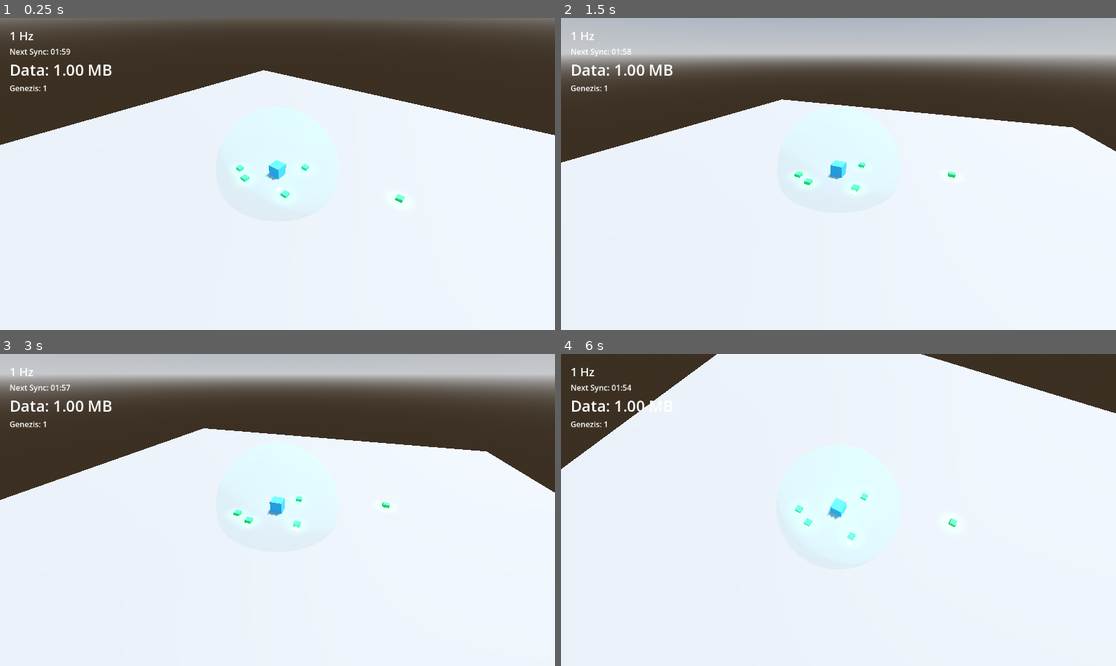
Above: before the commit, frames 1-4 (two rows, left to right).
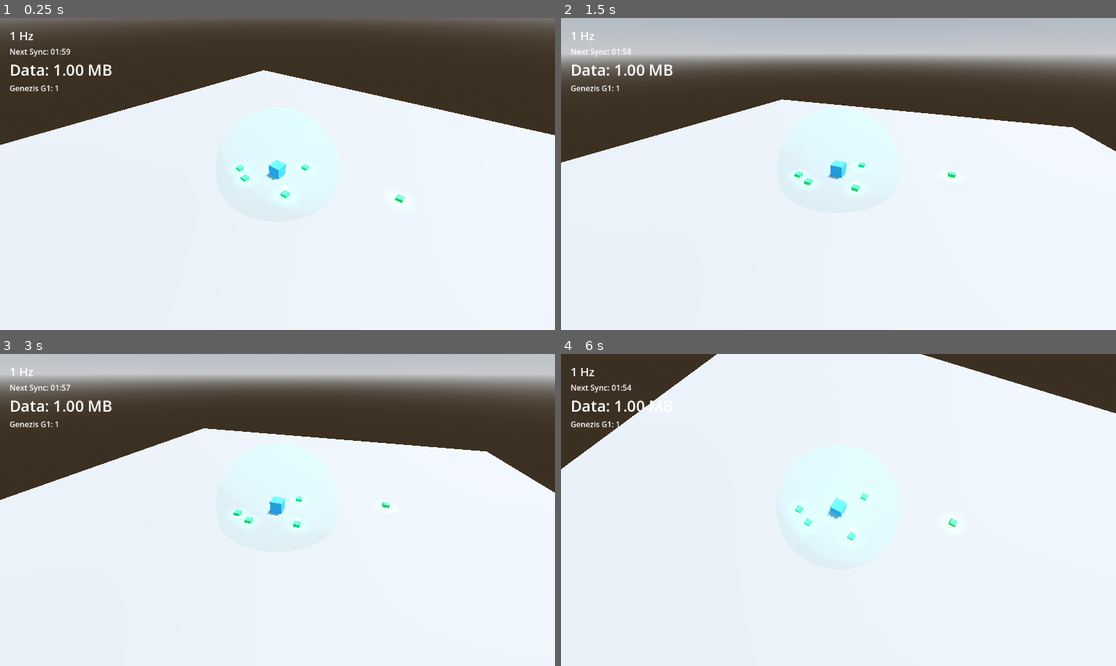
Above: after the commit, the same moments.

Repository: peterlavey/immanent
Game: Godot game, scene res://src/core/World.tscn
The game is run twice, just before and just after one commit, with the same random seed, the same clock (stepped at 60 frames per second) and the same inputs.
Inputs (mouse positions are in pixels of both pictures, inside the frame that each line leads up to):
- Up to frame 1 (0.25 s): no input
- Up to frame 2 (1.5 s): tap Enter at 0.5 s; move the mouse to (960, 158) at 0.52 s; click (960, 158) at 0.67 s; tap Space at 1.25 s; drag from (727, 189) to (810, 236) at 1.27 s
- Up to frame 3 (3 s): tap Enter at 2 s; move the mouse to (333, 441) at 2.02 s; click (333, 441) at 2.17 s; tap Space at 2.75 s; drag from (249, 572) to (111, 463) at 2.77 s
- Up to frame 4 (6 s): tap Enter at 3.5 s; move the mouse to (1005, 556) at 3.52 s; click (1005, 556) at 3.67 s; tap Space at 4.25 s; drag from (672, 463) to (755, 432) at 4.27 s; move the mouse to (866, 510) at 5.02 s; click (866, 510) at 5.17 s; drag from (755, 432) to (727, 525) at 5.77 s

The runs differ from the first frame. In frame 1, less than 0.1% of the frame differs, in the area x 7-52%, y 21-56%; in frame 2, less than 0.1%; in frame 3, less than 0.1%; in frame 4, less than 0.1%, in the area x 7-54%, y 21-62%.

Commit message:
Rename "Genezis" to "Genezis G1": Refactor all references, update assets/scripts/scenes, and adjust documentation and HUD elements for consistency

Diff:
--- a/src/core/World.tscn
+++ b/src/core/World.tscn
@@ -2,7 +2,7 @@
 
 [ext_resource type="Script" path="res://src/core/WorldManager.gd" id="1_script"]
 [ext_resource type="PackedScene" uid="uid_data_spot" path="res://src/entities/DataSpot.tscn" id="2_data_spot"]
-[ext_resource type="PackedScene" uid="uid_genezis" path="res://src/entities/Genezis.tscn" id="3_genezis"]
+[ext_resource type="PackedScene" uid="uid_genezis" path="res://src/entities/GenezisG1.tscn" id="3_genezis"]
 [ext_resource type="PackedScene" path="res://src/entities/GenezisG2.tscn" id="4_genezis_g2"]
 [ext_resource type="Script" path="res://src/core/TimeManager.gd" id="5_time_manager"]
 [ext_resource type="Script" path="res://src/core/Camera.gd" id="6_camera_script"]
@@ -25,7 +25,7 @@
 [node name="World" type="Node3D" groups=["world_manager"]]
 script = ExtResource("1_script")
 data_spot_scene = ExtResource("2_data_spot")
-genezis_scene = ExtResource("3_genezis")
+genezis_g1_scene = ExtResource("3_genezis")
 genezis_g2_scene = ExtResource("4_genezis_g2")
 
 [node name="TimeManager" type="Node" parent="." groups=["time_manager"]]
--- a/src/core/WorldManager.gd
+++ b/src/core/WorldManager.gd
@@ -6,7 +6,7 @@
 signal genezis_removed
 
 @export var data_spot_scene: PackedScene
-@export var genezis_scene: PackedScene
+@export var genezis_g1_scene: PackedScene
 @export var genezis_g2_scene: PackedScene
 @export var spawn_radius: float = 20.0
 @export var min_spawn_distance: float = 5.0
@@ -25,7 +25,7 @@
 	# Initial spawn: ensure at least 4 spots within FOV
 	_spawn_initial_data_spots()
 	# Initial genezis
-	_spawn_genezis()
+	_spawn_genezis_g1()
 
 func _on_core_evolution_changed(new_level: int) -> void:
 	if new_level == 1:
@@ -36,11 +36,11 @@
 func _on_iteration_started(_number: int) -> void:
 	_spawn_data_spots(5)
 
-func spawn_extra_genezis() -> void:
-	_spawn_genezis()
+func spawn_extra_genezis_g1() -> void:
+	_spawn_genezis_g1()
 
 func fuse_genezis() -> void:
-	var g1_beings = get_tree().get_nodes_in_group("genezis")
+	var g1_beings = get_tree().get_nodes_in_group("genezis_g1")
 	if g1_beings.size() >= 5: # Require at least 5 G1s (4 to fuse, 1 to keep)
 		# Take 4 G1s
 		var to_fuse = []
@@ -55,7 +55,7 @@
 
 		# Remove G1s
 		for g in to_fuse:
-			g.remove_from_group("genezis")
+			g.remove_from_group("genezis_g1")
 			g.queue_free()
 
 		genezis_removed.emit()
@@ -108,8 +108,9 @@
 	var distance = randf_range(min_dist, max_dist)
 	spot.global_position = Vector3(cos(angle) * distance, 0, sin(angle) * distance)
 
-func _spawn_genezis() -> void:
-	var genezis = genezis_scene.instantiate()
+func _spawn_genezis_g1() -> void:
+	if not genezis_g1_scene: return
+	var genezis = genezis_g1_scene.instantiate()
 	add_child(genezis)
 	genezis.global_position = Vector3(2, 0, 2)
 	genezis_spawned.emit(genezis)
--- a/src/entities/Genezis.gd
+++ b/src/entities/GenezisG1.gd
@@ -16,7 +16,7 @@
 var _extraction_accumulator: float = 0.0
 
 func _ready() -> void:
-	add_to_group("genezis")
+	add_to_group("genezis_g1")
 	# Find core in group if not assigned
 	var cores = get_tree().get_nodes_in_group("core")
 	if cores.size() > 0:
--- a/src/entities/Genezis.tscn
+++ b/src/entities/GenezisG1.tscn
@@ -1,6 +1,6 @@
 [gd_scene load_steps=5 format=3]
 
-[ext_resource type="Script" path="res://src/entities/Genezis.gd" id="1_script"]
+[ext_resource type="Script" path="res://src/entities/GenezisG1.gd" id="1_script"]
 
 [sub_resource type="StandardMaterial3D" id="StandardMaterial3D_1"]
 albedo_color = Color(1.0, 1.0, 1.0, 1.0)
@@ -14,7 +14,7 @@
 [sub_resource type="SphereShape3D" id="SphereShape3D_1"]
 radius = 0.5
 
-[node name="Genezis" type="CharacterBody3D"]
+[node name="GenezisG1" type="CharacterBody3D"]
 input_ray_pickable = true
 script = ExtResource("1_script")
 
--- a/src/ui/HUD.gd
+++ b/src/ui/HUD.gd
@@ -61,11 +61,11 @@
 	# Inform all Genezis beings or Core about the upgrade
 	match upgrade_id:
 		"speed":
-			get_tree().call_group("genezis", "upgrade_speed", 1.2)
+			get_tree().call_group("genezis_g1", "upgrade_speed", 1.2)
 		"extraction":
-			get_tree().call_group("genezis", "upgrade_extraction", 1.2)
+			get_tree().call_group("genezis_g1", "upgrade_extraction", 1.2)
 		"capacity":
-			get_tree().call_group("genezis", "upgrade_capacity", 1.2)
+			get_tree().call_group("genezis_g1", "upgrade_capacity", 1.2)
 		"fov":
 			var core = get_tree().get_first_node_in_group("core")
 			if core:
@@ -73,27 +73,27 @@
 		"genezis_count":
 			var world_manager = get_tree().get_first_node_in_group("world_manager")
 			if world_manager:
-				world_manager.spawn_extra_genezis()
+				world_manager.spawn_extra_genezis_g1()
 		"fusion":
 			var world_manager = get_tree().get_first_node_in_group("world_manager")
 			if world_manager:
 				world_manager.fuse_genezis()
 
-	# Refresh UI if a Genezis is selected
+	# Refresh UI if a Genezis G1 is selected
 	if selected_genezis and is_instance_valid(selected_genezis):
 		genezis_stats_ui.display_stats(selected_genezis.get_stats())
 
 func _update_genezis_count() -> void:
-	var count = get_tree().get_nodes_in_group("genezis").size()
+	var count = get_tree().get_nodes_in_group("genezis_g1").size()
 	var g2_count = get_tree().get_nodes_in_group("genezis_g2").size()
 
 	if g2_count > 0:
 		genezis_count_label.text = "Genezis: %d G1, %d G2" % [count, g2_count]
 	else:
-		genezis_count_label.text = "Genezis: %d" % count
+		genezis_count_label.text = "Genezis G1: %d" % count
 
 	# Re-connect signals for all Genezis beings to ensure new ones are included
-	for genezis in get_tree().get_nodes_in_group("genezis"):
+	for genezis in get_tree().get_nodes_in_group("genezis_g1"):
 		if not genezis.selected.is_connected(_on_genezis_selected):
 			genezis.selected.connect(_on_genezis_selected)
 
@@ -112,7 +112,7 @@
 	if genezis_stats_ui:
 		genezis_stats_ui.display_stats(genezis.get_stats())
 	if upgrade_menu:
-		upgrade_menu.set_mode(upgrade_menu.Mode.GENEZIS)
+		upgrade_menu.set_mode(upgrade_menu.Mode.GENEZIS_G1)
 		upgrade_menu.show()
 
 func _on_genezis_g2_selected(genezis: CharacterBody3D) -> void:
--- a/src/ui/HUD.tscn
+++ b/src/ui/HUD.tscn
@@ -49,7 +49,7 @@
 
 [node name="GenezisCountLabel" type="Label" parent="MarginContainer/VBoxContainer"]
 layout_mode = 2
-text = "Genezis: 1"
+text = "Genezis G1: 1"
 
 [node name="UpgradeMenu" parent="." instance=ExtResource("2_scene")]
 visible = false
--- a/src/ui/UpgradeMenu.gd
+++ b/src/ui/UpgradeMenu.gd
@@ -6,12 +6,12 @@
 @onready var extraction_button = $Panel/MarginContainer/VBoxContainer/ExtractionButton
 @onready var capacity_button = $Panel/MarginContainer/VBoxContainer/CapacityButton
 @onready var fov_button = $Panel/MarginContainer/VBoxContainer/FOVButton
-@onready var genezis_count_button = $Panel/MarginContainer/VBoxContainer/GenezisCountButton
+@onready var genezis_count_button = $Panel/MarginContainer/VBoxContainer/GenezisG1CountButton
 @onready var fusion_button = Button.new()
 @onready var evolution_button = Button.new()
 @onready var title_label = $Panel/MarginContainer/VBoxContainer/Title
 
-enum Mode { CORE, GENEZIS }
+enum Mode { CORE, GENEZIS_G1 }
 var current_mode: Mode = Mode.CORE
 
 const INITIAL_MAX_LEVEL = 5
@@ -58,7 +58,7 @@
 	if title_label:
 		match current_mode:
 			Mode.CORE: title_label.text = "Core Upgrades"
-			Mode.GENEZIS: title_label.text = "Genezis Upgrades"
+			Mode.GENEZIS_G1: title_label.text = "Genezis G1 Upgrades"
 	_update_buttons()
 
 func _on_speed_button_pressed() -> void:
@@ -90,7 +90,7 @@
 		_update_buttons()
 
 func _on_genezis_count_button_pressed() -> void:
-	var g1_count = get_tree().get_nodes_in_group("genezis").size()
+	var g1_count = get_tree().get_nodes_in_group("genezis_g1").size()
 	if g1_count >= (1 + get_max_level()): return
 	if core_node and core_node.spend_data(get_upgrade_cost("genezis_count")):
 		upgrade_purchased.emit("genezis_count")
@@ -105,7 +105,7 @@
 		_update_buttons()
 
 func _on_fusion_button_pressed() -> void:
-	var g1_count = get_tree().get_nodes_in_group("genezis").size()
+	var g1_count = get_tree().get_nodes_in_group("genezis_g1").size()
 	if g1_count < 5: return
 
 	if core_node and core_node.spend_data(get_upgrade_cost("fusion")):
@@ -115,19 +115,19 @@
 func _update_buttons() -> void:
 	if not core_node: return
 
-	speed_button.visible = current_mode == Mode.GENEZIS
-	extraction_button.visible = current_mode == Mode.GENEZIS
-	capacity_button.visible = current_mode == Mode.GENEZIS
+	speed_button.visible = current_mode == Mode.GENEZIS_G1
+	extraction_button.visible = current_mode == Mode.GENEZIS_G1
+	capacity_button.visible = current_mode == Mode.GENEZIS_G1
 	fov_button.visible = current_mode == Mode.CORE
 	genezis_count_button.visible = current_mode == Mode.CORE
 	evolution_button.visible = current_mode == Mode.CORE
 	fusion_button.visible = current_mode == Mode.CORE
 
-	_update_button_text(speed_button, "speed", "Upgrade Speed")
-	_update_button_text(extraction_button, "extraction", "Upgrade Extraction")
-	_update_button_text(capacity_button, "capacity", "Upgrade Capacity")
+	_update_button_text(speed_button, "speed", "Upgrade G1 Speed")
+	_update_button_text(extraction_button, "extraction", "Upgrade G1 Extraction")
+	_update_button_text(capacity_button, "capacity", "Upgrade G1 Capacity")
 	_update_button_text(fov_button, "fov", "Upgrade FOV")
-	_update_button_text(genezis_count_button, "genezis_count", "Spawn Genezis")
+	_update_button_text(genezis_count_button, "genezis_count", "Spawn Genezis G1")
 	_update_button_text(evolution_button, "evolution", "Evolve Core")
 	_update_button_text(fusion_button, "fusion", "Fuse Genezis")
 
@@ -142,7 +142,7 @@
 
 	var level = upgrade_levels[type]
 	if type == "genezis_count":
-		level = max(0, get_tree().get_nodes_in_group("genezis").size() - 1)
+		level = max(0, get_tree().get_nodes_in_group("genezis_g1").size() - 1)
 
 	var max_level = get_max_level()
 	if type == "evolution":
@@ -158,7 +158,7 @@
 		var can_afford = core_node.current_data >= cost
 		var requirements_met = true
 		if type == "fusion":
-			var g1_count = get_tree().get_nodes_in_group("genezis").size()
+			var g1_count = get_tree().get_nodes_in_group("genezis_g1").size()
 			requirements_met = g1_count >= 5
 			if not requirements_met:
 				button.text = "%s (Requires 5 G1)" % label
@@ -185,7 +185,7 @@
 
 	var level = upgrade_levels.get(type, 0)
 	if type == "genezis_count":
-		level = max(0, get_tree().get_nodes_in_group("genezis").size() - 1)
+		level = max(0, get_tree().get_nodes_in_group("genezis_g1").size() - 1)
 
 	if type == "fusion":
 		# Fusion cost also depends on how many G2s we already have?
--- a/src/ui/UpgradeMenu.tscn
+++ b/src/ui/UpgradeMenu.tscn
@@ -66,9 +66,9 @@
 layout_mode = 2
 text = "Upgrade FOV"
 
-[node name="GenezisCountButton" type="Button" parent="Panel/MarginContainer/VBoxContainer"]
+[node name="GenezisG1CountButton" type="Button" parent="Panel/MarginContainer/VBoxContainer"]
 layout_mode = 2
-text = "Spawn Genezis"
+text = "Spawn Genezis G1"
 
 [node name="Spacer" type="Control" parent="Panel/MarginContainer/VBoxContainer"]
 layout_mode = 2
@@ -82,5 +82,5 @@
 [connection signal="pressed" from="Panel/MarginContainer/VBoxContainer/ExtractionButton" to="." method="_on_extraction_button_pressed"]
 [connection signal="pressed" from="Panel/MarginContainer/VBoxContainer/CapacityButton" to="." method="_on_capacity_button_pressed"]
 [connection signal="pressed" from="Panel/MarginContainer/VBoxContainer/FOVButton" to="." method="_on_fov_button_pressed"]
-[connection signal="pressed" from="Panel/MarginContainer/VBoxContainer/GenezisCountButton" to="." method="_on_genezis_count_button_pressed"]
+[connection signal="pressed" from="Panel/MarginContainer/VBoxContainer/GenezisG1CountButton" to="." method="_on_genezis_count_button_pressed"]
 [connection signal="pressed" from="Panel/MarginContainer/VBoxContainer/CloseButton" to="." method="_on_close_button_pressed"]
Not shown, removed: src/entities/Genezis.gd.uid
Not shown, added: src/entities/GenezisG1.gd.uid
Not shown, changed: README.md
Not shown, changed: docs/plan.md
Not shown, changed: docs/requirements.md
Not shown, changed: docs/tasks.md
